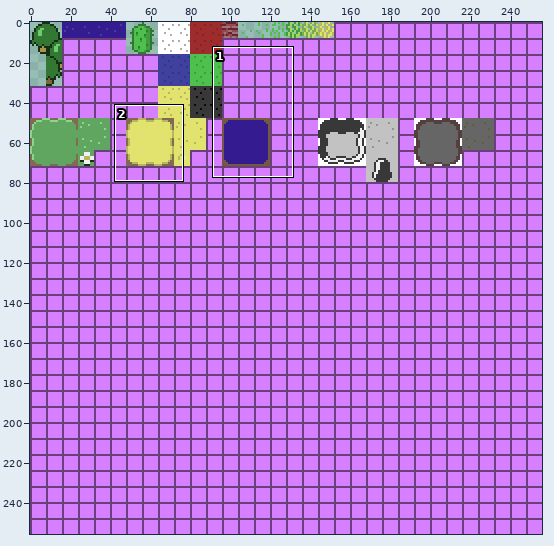
File history of a sprite sheet, src/resources/textures/tiles.png. The picture above shows the old version from afar; the outline marks the close-up.
Close-up. Earlier state:
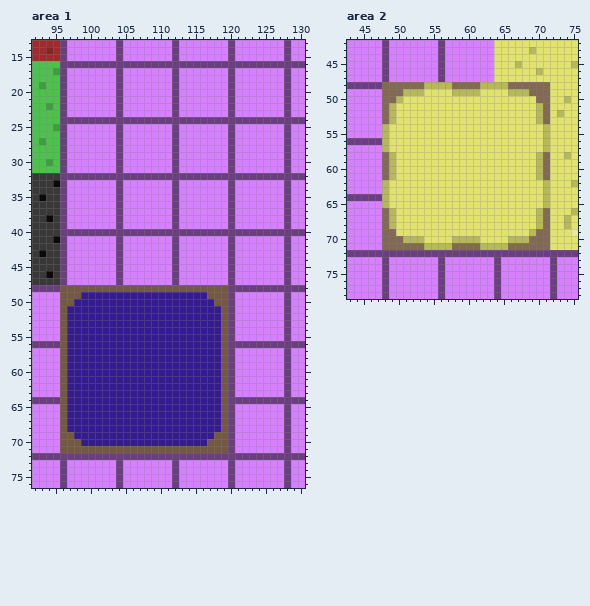
The file is 256x256 pixels. Shown: area 1: x 92..130, y 13..76; area 2: x 43..75, y 42..78. The commit also changed other parts of the picture, which this record leaves out.
The same view after the edit:
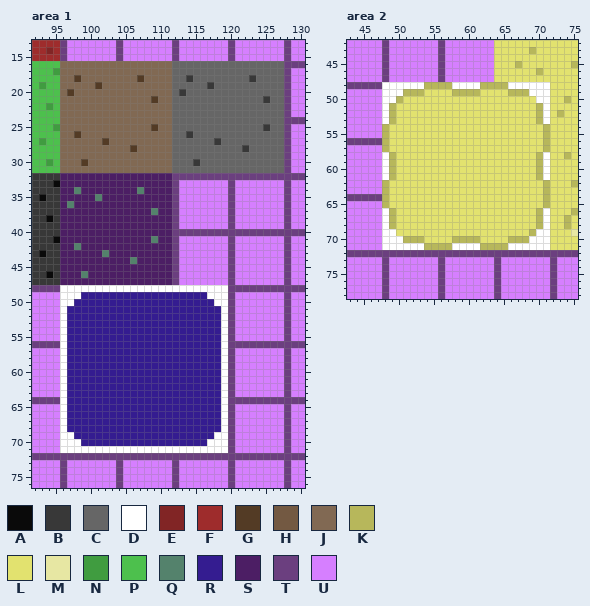
Palette (. is transparent): A #0a0a0a  B #383838  C #666666  D #ffffff  E #812525  F #9e2c2c  G #533b25  H #735942  J #816953  K #b7b75b  L #e2e26f  M #e7e7a3  N #409c40  P #4dc04d  Q #54826c  R #341c90  S #4c1e64  T #6b3f7f  U #d67fff
Difference:
Changed rows in their new state; - is an unchanged pixel.
Area 1:
first column x 96:
16 JJJJJJJJJJJJJJJJCCCCCCCCCCCCCCCC
17 JJJJJJJJJJJJJJJJCCCCCCCCCCCCCCCC
18 JJGJJJJJJJJGJJJJCCBCCCCCCCCBCCCC
19 JJJJJGJJJJJJJJJJCCCCCBCCCCCCCCCC
20 JGJJJJJJJJJJJJJJCBCCCCCCCCCCCCCC
21 JJJJJJJJJJJJJGJJCCCCCCCCCCCCCBCC
22 JJJJJJJJJJJJJJJJCCCCCCCCCCCCCCCC
23 JJJJJJJJJJJJJJJJCCCCCCCCCCCCCCCC
24 JJJJJJJJJJJJJJJJCCCCCCCCCCCCCCCC
25 JJJJJJJJJJJJJGJJCCCCCCCCCCCCCBCC
26 JJGJJJJJJJJJJJJJCCBCCCCCCCCCCCCC
27 JJJJJJGJJJJJJJJJCCCCCCBCCCCCCCCC
28 JJJJJJJJJJGJJJJJCCCCCCCCCCBCCCCC
29 JJJJJJJJJJJJJJJJCCCCCCCCCCCCCCCC
30 JJJGJJJJJJJJJJJJCCCBCCCCCCCCCCCC
31 JJJJJJJJJJJJJJJJCCCCCCCCCCCCCCCC
32 SSSSSSSSSSSSSSSS----------------
33 SSSSSSSSSSSSSSSS----------------
34 SSQSSSSSSSSQSSSS----------------
35 SSSSSQSSSSSSSSSS----------------
36 SQSSSSSSSSSSSSSS----------------
37 SSSSSSSSSSSSSQSS----------------
38 SSSSSSSSSSSSSSSS----------------
39 SSSSSSSSSSSSSSSS----------------
40 SSSSSSSSSSSSSSSS----------------
41 SSSSSSSSSSSSSQSS----------------
42 SSQSSSSSSSSSSSSS----------------
43 SSSSSSQSSSSSSSSS----------------
44 SSSSSSSSSSQSSSSS----------------
45 SSSSSSSSSSSSSSSS----------------
46 SSSQSSSSSSSSSSSS----------------
47 SSSSSSSSSSSSSSSS----------------
48 DDDDDDDDDDDDDDDDDDDDDDDD--------
49 DDD------------------DDD--------
50 DD--------------------DD--------
51 D----------------------D--------
52 D----------------------D--------
53 D----------------------D--------
54 D----------------------D--------
55 D----------------------D--------
56 D----------------------D--------
57 D----------------------D--------
58 D----------------------D--------
59 D----------------------D--------
60 D----------------------D--------
61 D----------------------D--------
62 D----------------------D--------
63 D----------------------D--------
64 D----------------------D--------
65 D----------------------D--------
66 D----------------------D--------
67 D----------------------D--------
68 D----------------------D--------
69 DD--------------------DD--------
70 DDD------------------DDD--------
71 DDDDDDDDDDDDDDDDDDDDDDDD--------
Area 2:
first column x 48:
48 DDDDDD----DDDD----DDDDDD
49 DDD------------------DDD
50 DD--------------------DD
51 D----------------------D
52 D----------------------D
53 D----------------------D
first column x 48:
58 D----------------------D
59 D----------------------D
60 D----------------------D
61 D----------------------D
first column x 48:
66 D----------------------D
67 D----------------------D
68 D----------------------D
69 DD--------------------DD
70 DDD------------------DDD
71 DDDDDD----DDDD----DDDDDD
Boxes around the changes in both close-ups, in picture pixels (x1, y1, x2, y2):
changed: (60, 61, 284, 453)
changed: (382, 82, 424, 124)
changed: (452, 82, 550, 124)
changed: (382, 152, 389, 180)
changed: (543, 152, 550, 180)
changed: (382, 208, 424, 250)
changed: (452, 208, 550, 250)
